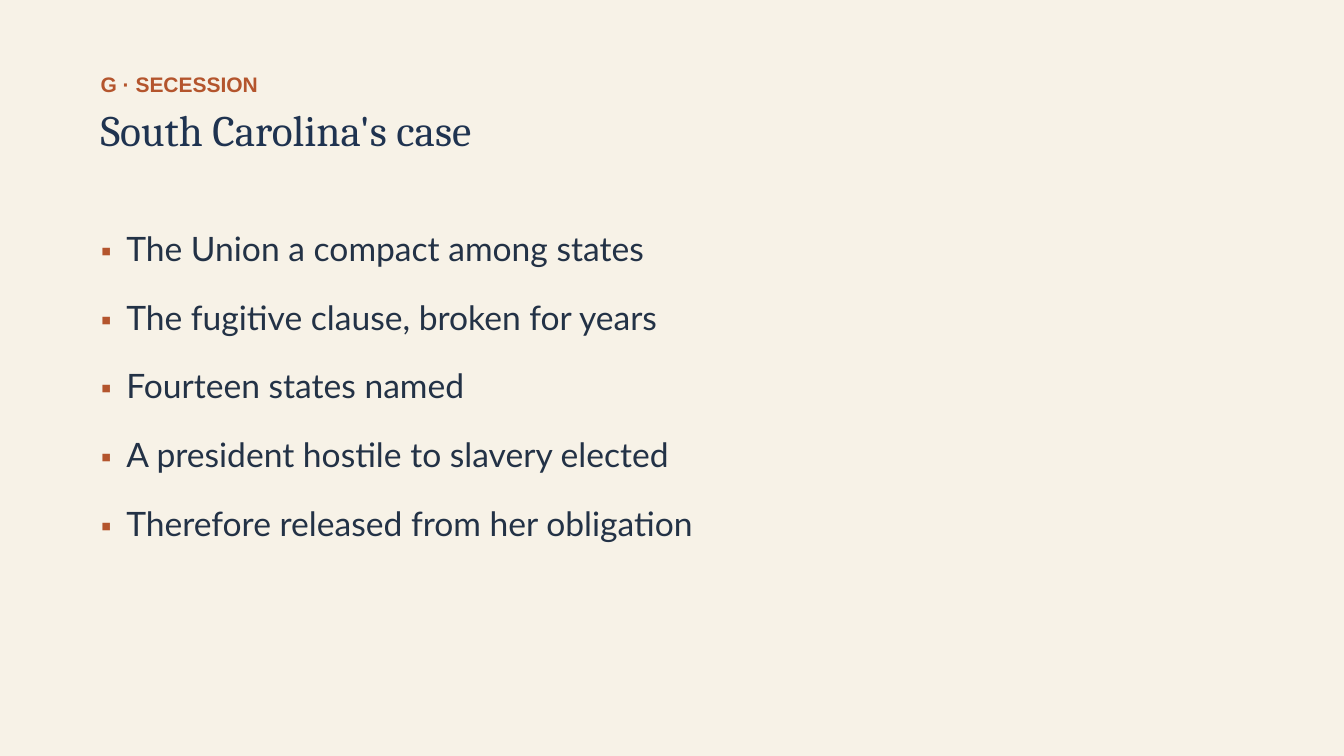
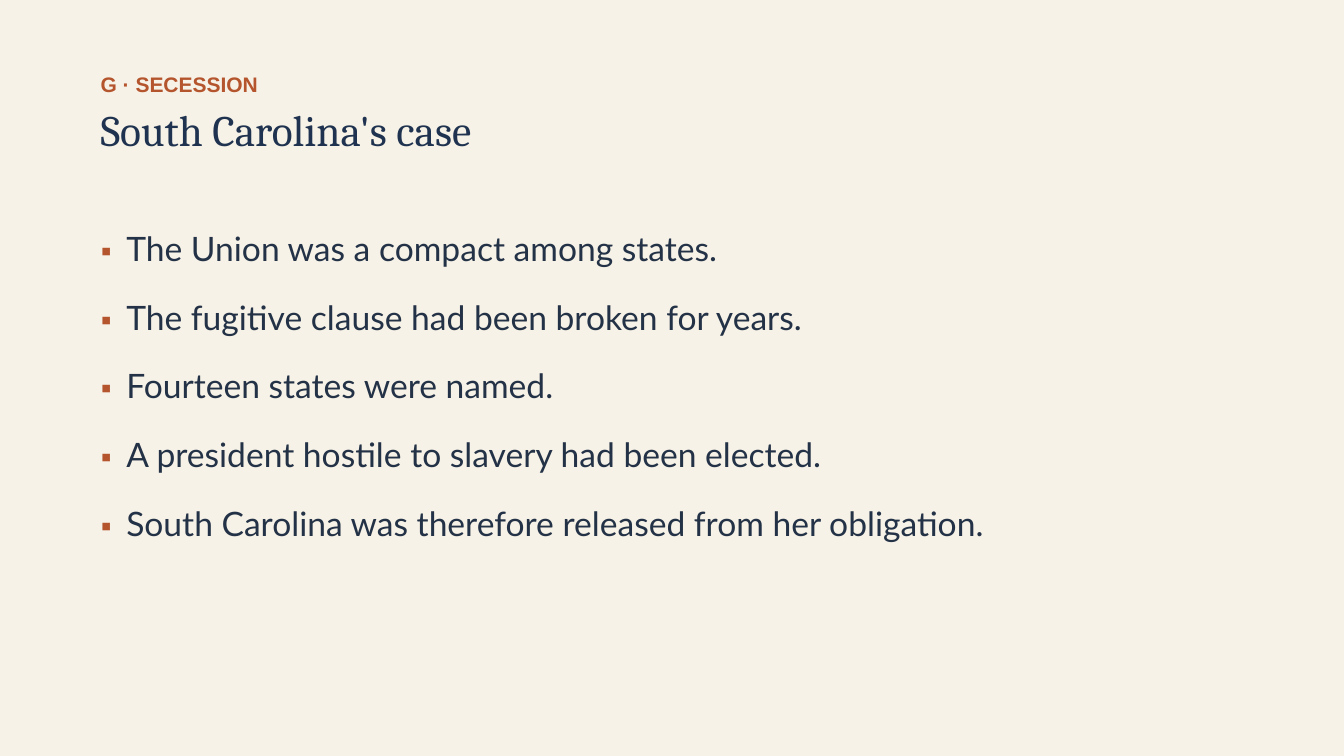
Before and after one commit to ab17gthb/humanities-curriculum-group, a slide deck: slide 22 of sectional-crisis/lesson-05/lesson-05-slides.pptx. Drawn at 1344x756 pixels with LibreOffice and Linux fonts; fonts in the diff are those of the drawing. Boxes give left, top, right and bottom in pixels: in the first picture for what was removed or moved away, otherwise in the second. Text is boxed around its words. In the diff, an @@ line names an element or a change of style, - is before the commit and + after.

```diff
--- a/sectional-crisis/lesson-05/lesson-05-slides.pptx
+++ b/sectional-crisis/lesson-05/lesson-05-slides.pptx
@@ text at (126, 236, 983, 542): text changed @@
-▪ The Union a compact among states
-▪ The fugitive clause, broken for years
-▪ Fourteen states named
-▪ A president hostile to slavery elected
-▪ Therefore released from her obligation
+▪ The Union was a compact among states.
+▪ The fugitive clause had been broken for years.
+▪ Fourteen states were named.
+▪ A president hostile to slavery had been elected.
+▪ South Carolina was therefore released from her obligation.
```
Also in this commit, not shown: 11 other slides changed, 6 other files.
